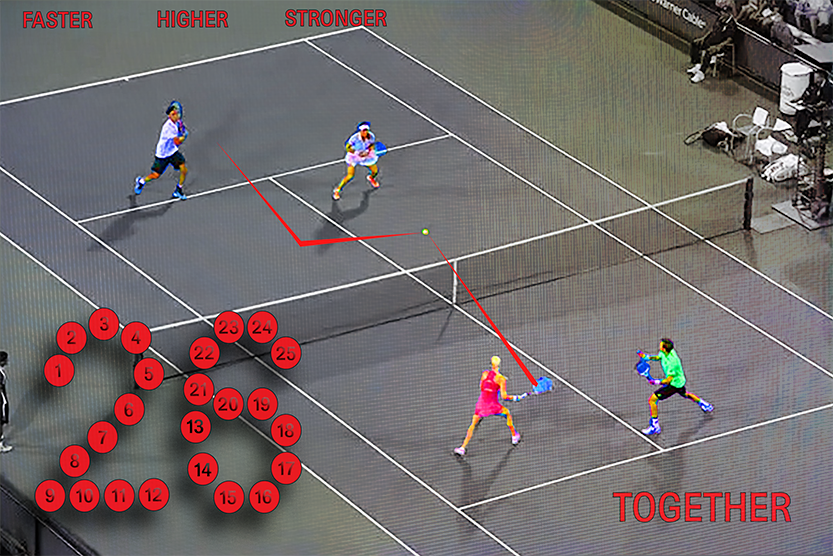
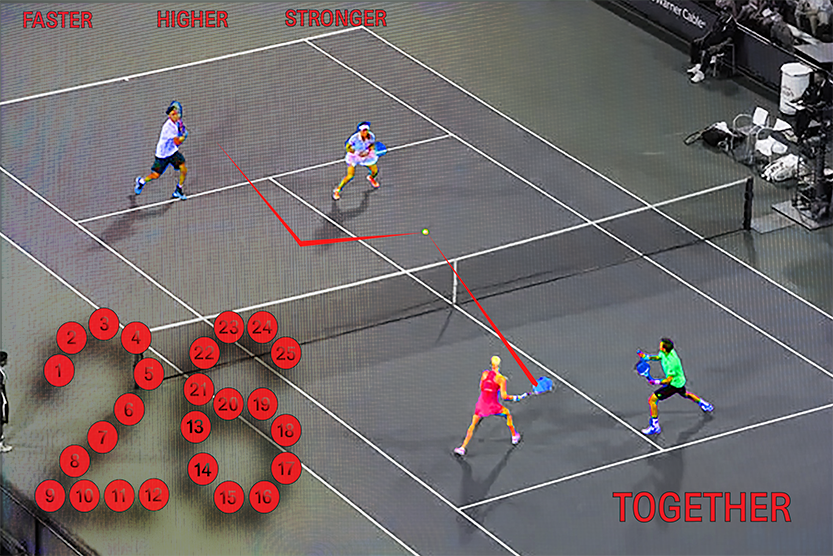
Revision of a layered (833, 556) image; what changed, layer by layer:
painted on "Layer 2" over [0, 0, 833, 556]
